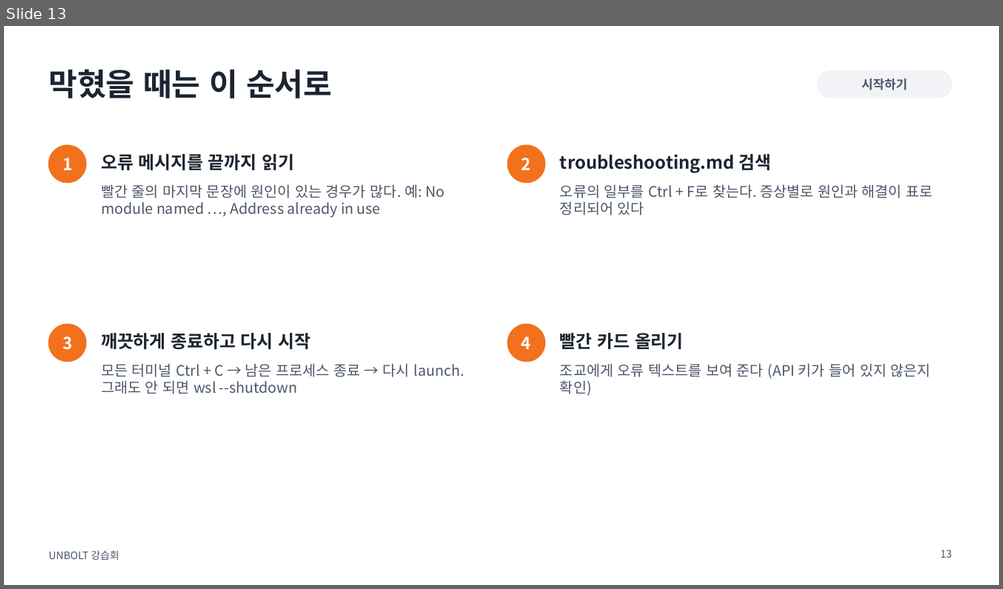
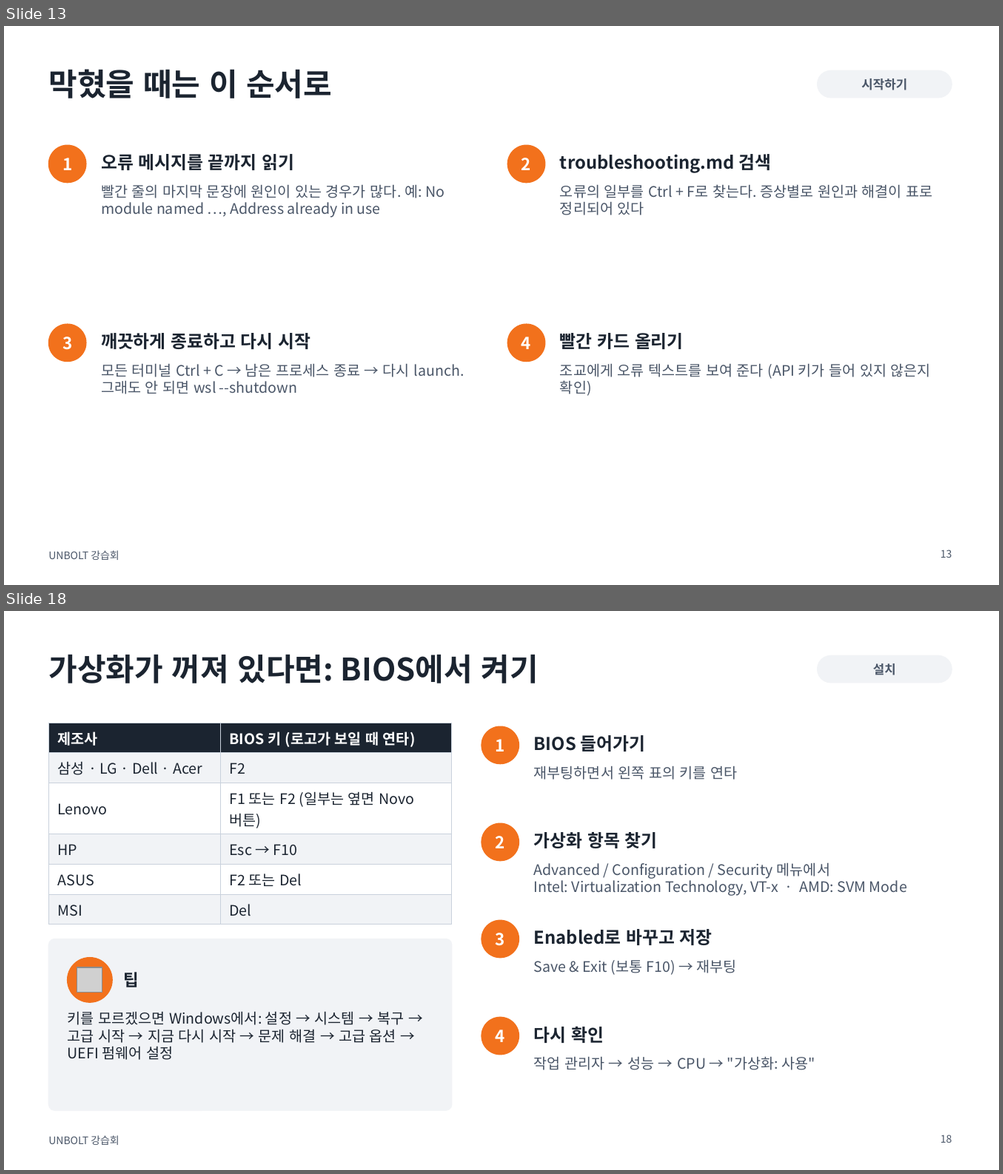
Before and after one commit to sejiny3/AIRLAB, a slide deck: workshop/slides/UNBOLT_workshop.pptx. Shown one above the other, each under a label of ours: slide 13 before the commit, slides 13 and 18 after it; the slides between them are not shown. The pictures are 1003x589 and 1003x1174 pixels, drawn with LibreOffice and Linux fonts; fonts in the diff are those of the drawing; grey boxes stand for pictures. Boxes give left, top, right and bottom in pixels: in the first picture for what was removed or moved away, otherwise in the second. Text is boxed around its words. In the diff, an @@ line names an element or a change of style, - is before the commit and + after.

```diff
--- a/workshop/slides/UNBOLT_workshop.pptx
+++ b/workshop/slides/UNBOLT_workshop.pptx
@@ slide 18 added at box(4, 611, 999, 1170), background #FFFFFF; not listed: 1 template element that a slide beside it also shows @@
@@ title added at box(48, 654, 538, 684), 30 pt, text #1B2430, bold @@
+가상화가 꺼져 있다면: BIOS에서 켜기
@@ rounded rectangle added at box(817, 655, 951, 683), fill #F1F3F6, outline #F1F3F6 1 pt @@
@@ text added at box(873, 664, 896, 675), 12 pt, text #4A5668, bold @@
+설치
@@ table added at box(48, 723, 452, 920), 6 rows, 2 columns @@
+제조사 | BIOS 키 (로고가 보일 때 연타)
+삼성 · LG · Dell · Acer | F2
+Lenovo | F1 또는 F2 (일부는 옆면 Novo 버튼)
+HP | Esc → F10
+ASUS | F2 또는 Del
+MSI | Del
@@ ellipse added at box(481, 726, 519, 764), fill #F2711C, outline #F2711C 1 pt @@
@@ text added at box(495, 739, 505, 752), 16 pt, text #FFFFFF, bold @@
+1
@@ text added at box(534, 735, 645, 752), 17 pt, text #1B2430, bold @@
+BIOS 들어가기
@@ text added at box(534, 766, 737, 780), 14 pt, text #4A5668 @@
+재부팅하면서 왼쪽 표의 키를 연타
@@ ellipse added at box(481, 823, 519, 861), fill #F2711C, outline #F2711C 1 pt @@
@@ text added at box(534, 832, 657, 849), 17 pt, text #1B2430, bold @@
+가상화 항목 찾기
@@ text added at box(495, 836, 505, 849), 16 pt, text #FFFFFF, bold @@
+2
@@ text added at box(534, 863, 907, 896), 14 pt, text #4A5668 @@
+Advanced / Configuration / Security 메뉴에서
+Intel: Virtualization Technology, VT-x · AMD: SVM Mode
@@ ellipse added at box(481, 920, 519, 958), fill #F2711C, outline #F2711C 1 pt @@
@@ rounded rectangle added at box(48, 940, 452, 1111), fill #F1F3F6, outline #F1F3F6 1 pt @@
@@ text added at box(495, 933, 505, 946), 16 pt, text #FFFFFF, bold @@
+3
@@ text added at box(534, 929, 712, 945), 17 pt, text #1B2430, bold @@
+Enabled로 바꾸고 저장
@@ ellipse added at box(68, 958, 112, 1002), fill #F2711C, outline #F2711C 1 pt @@
@@ text added at box(534, 960, 737, 975), 14 pt, text #4A5668 @@
+Save & Exit (보통 F10) → 재부팅
@@ picture added at box(77, 968, 102, 993) @@
@@ text added at box(123, 972, 139, 988), 16 pt, text #1B2430, bold @@
+팁
@@ text added at box(68, 1011, 404, 1060), 14 pt, text #1B2430 @@
+키를 모르겠으면 Windows에서: 설정 → 시스템 → 복구 → 고급 시작 → 지금 다시 시작 → 문제 해결 → 고급 옵션 → UEFI 펌웨어 설정
@@ ellipse added at box(481, 1017, 519, 1055), fill #F2711C, outline #F2711C 1 pt @@
@@ text added at box(495, 1030, 505, 1042), 16 pt, text #FFFFFF, bold @@
+4
@@ text added at box(534, 1027, 603, 1043), 17 pt, text #1B2430, bold @@
+다시 확인
@@ text added at box(534, 1057, 814, 1071), 14 pt, text #4A5668 @@
+작업 관리자 → 성능 → CPU → "가상화: 사용"
@@ page number added at box(940, 1135, 952, 1143), 10 pt, text #4A5668 @@
+18
```
Also in this commit, not shown: 2 slides changed, 21 other slides added, 9 other files.
